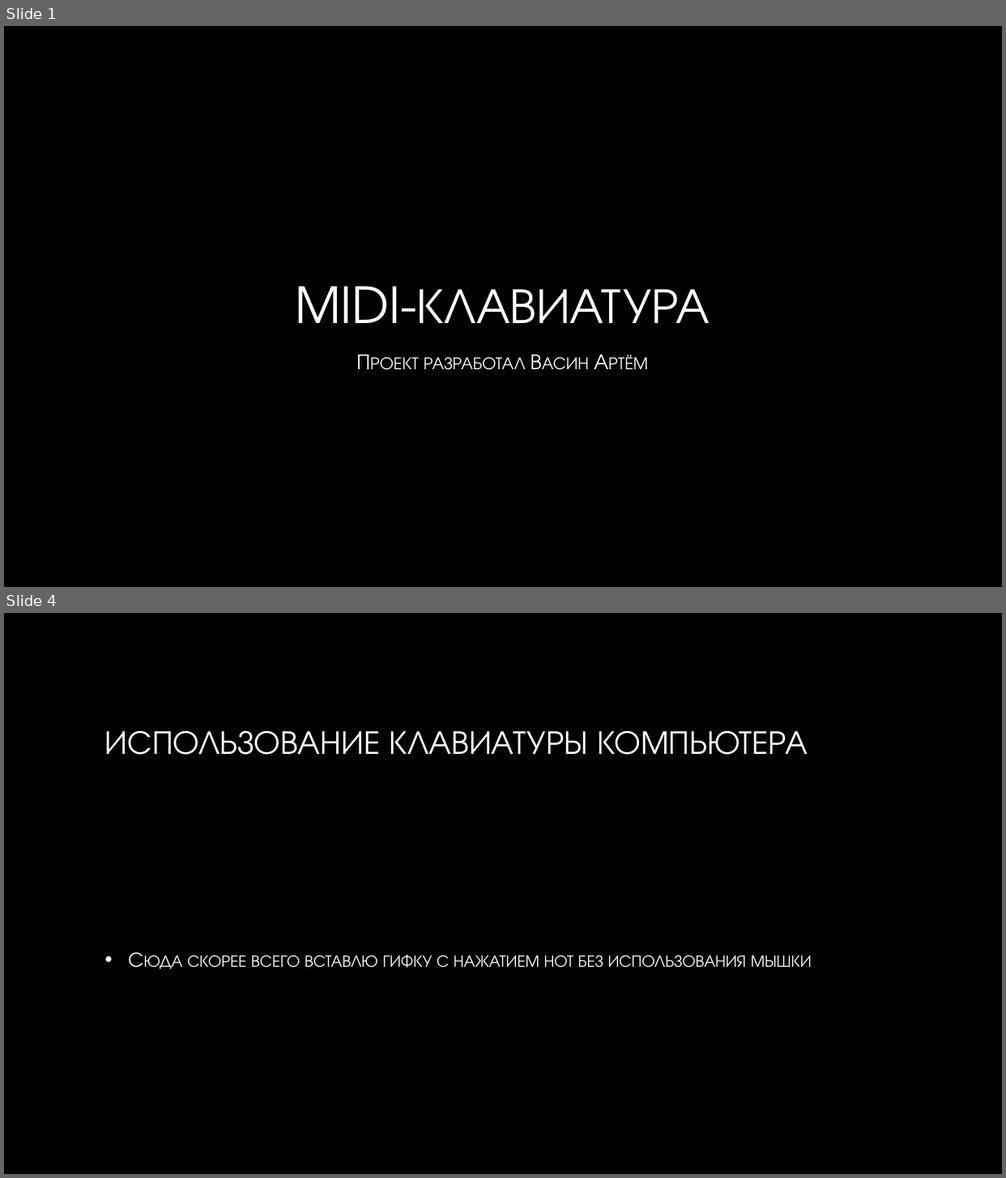
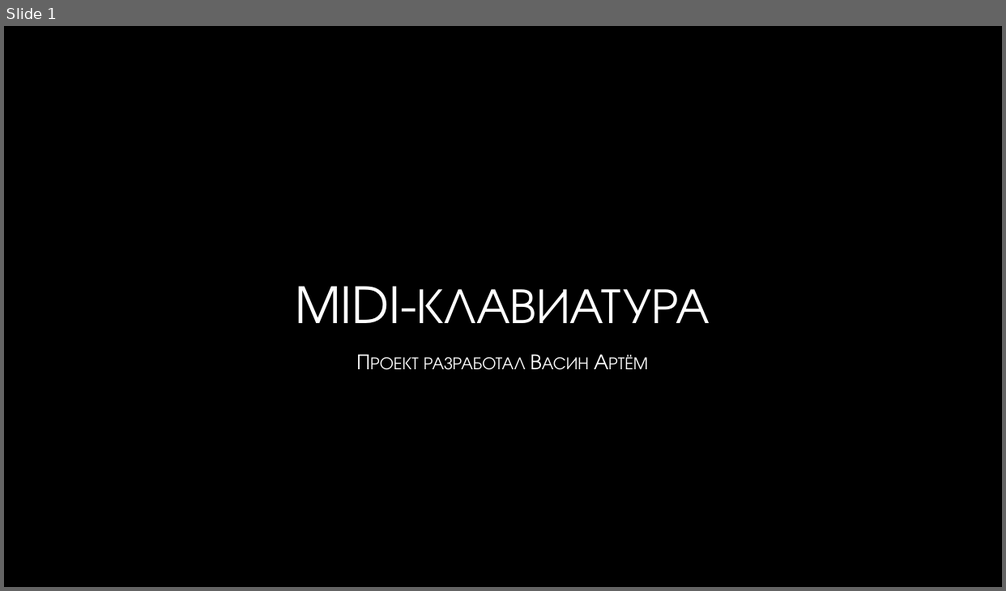
Before and after one commit to JIIMONCHIK/git_project1, a slide deck: MIDI-клавиатура.pptx. Shown one above the other, each under a label of ours: slides 1 and 4 before the commit, slide 1 after it; the slides between them are not shown. The pictures are 1006x1178 and 1006x591 pixels, drawn with LibreOffice and Linux fonts; fonts in the diff are those of the drawing; background and template pictures are left out. Boxes give left, top, right and bottom in pixels: in the first picture for what was removed or moved away, otherwise in the second. Text is boxed around its words. In the diff, an @@ line names an element or a change of style, - is before the commit and + after.

```diff
--- a/MIDI-клавиатура.pptx
+++ b/MIDI-клавиатура.pptx
@@ slide 4 removed at (x1=4, y1=613, x2=1002, y2=1174), background picture (left out) @@
@@ title removed at (x1=105, y1=730, x2=808, y2=755) @@
-ИСПОЛЬЗОВАНИЕ КЛАВИАТУРЫ КОМПЬЮТЕРА
@@ text removed at (x1=187, y1=955, x2=812, y2=968) @@
-• Сюда скорее всего вставлю гифку с нажатием нот без использования мышки
```
Also in this commit, not shown: 2 slides changed, 3 slides added, 2 other slides removed, 1 other file.
